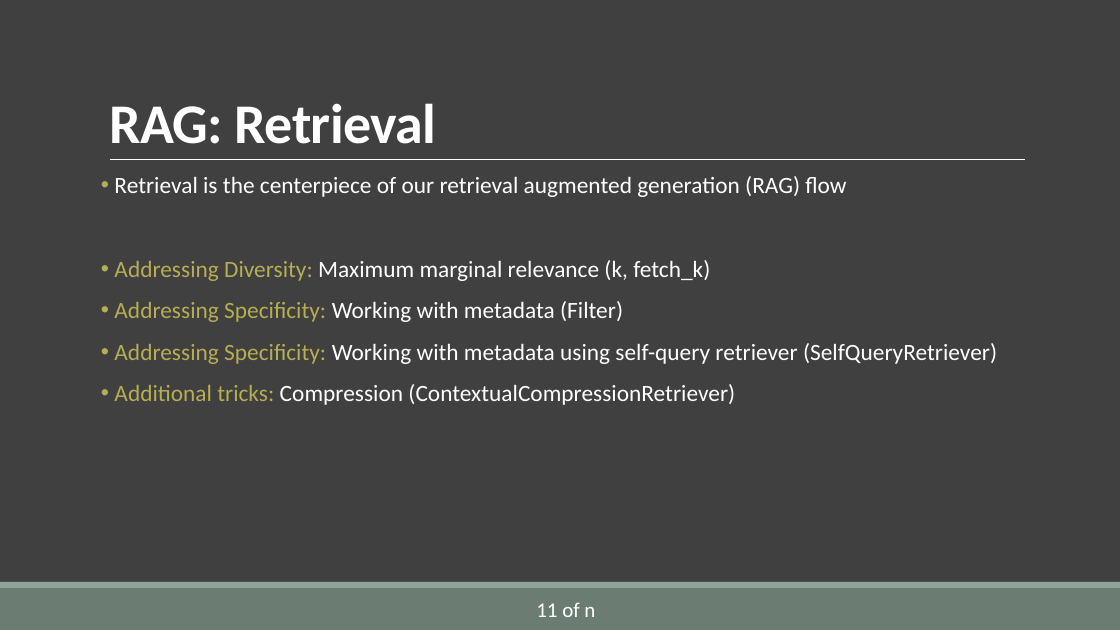
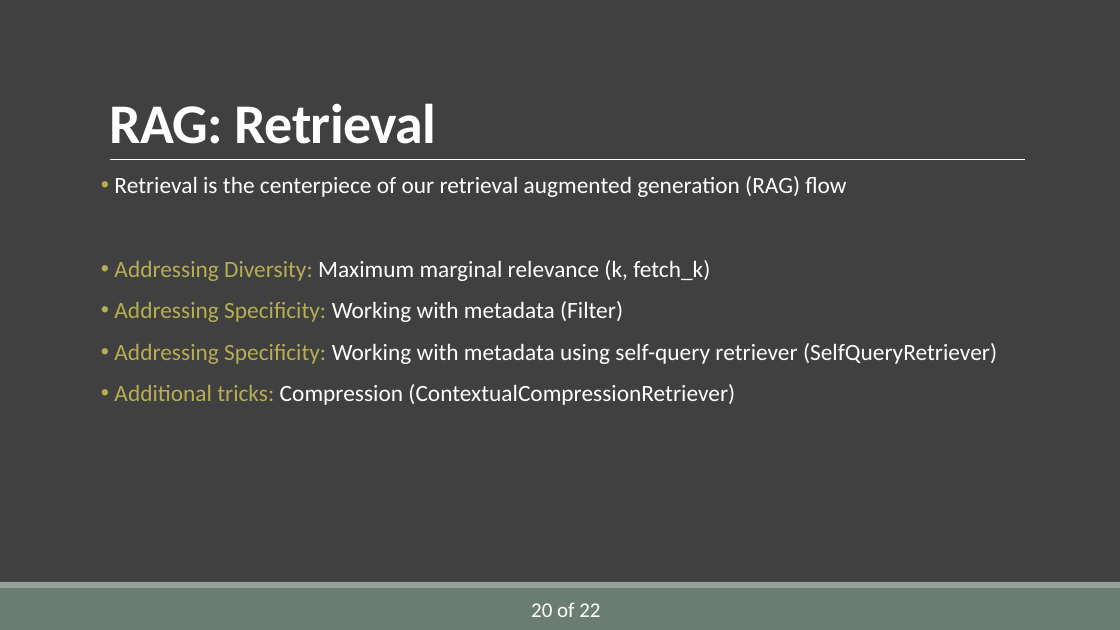
Before and after one commit to AlirezaSaei1/NLP-Assignments, a slide deck: slide 21 of Presentation/Slides/Presentation.pptx. Drawn at 1120x630 pixels with LibreOffice and Linux fonts; fonts in the diff are those of the drawing. Boxes give left, top, right and bottom in pixels: in the first picture for what was removed or moved away, otherwise in the second. Text is boxed around its words. In the diff, an @@ line names an element or a change of style, - is before the commit and + after.

```diff
--- a/Presentation/Slides/Presentation.pptx
+++ b/Presentation/Slides/Presentation.pptx
@@ text at [531, 602, 600, 617]: text changed @@
-11 of n
+20 of 22
```
Also in this commit, not shown: 22 other slides changed.
